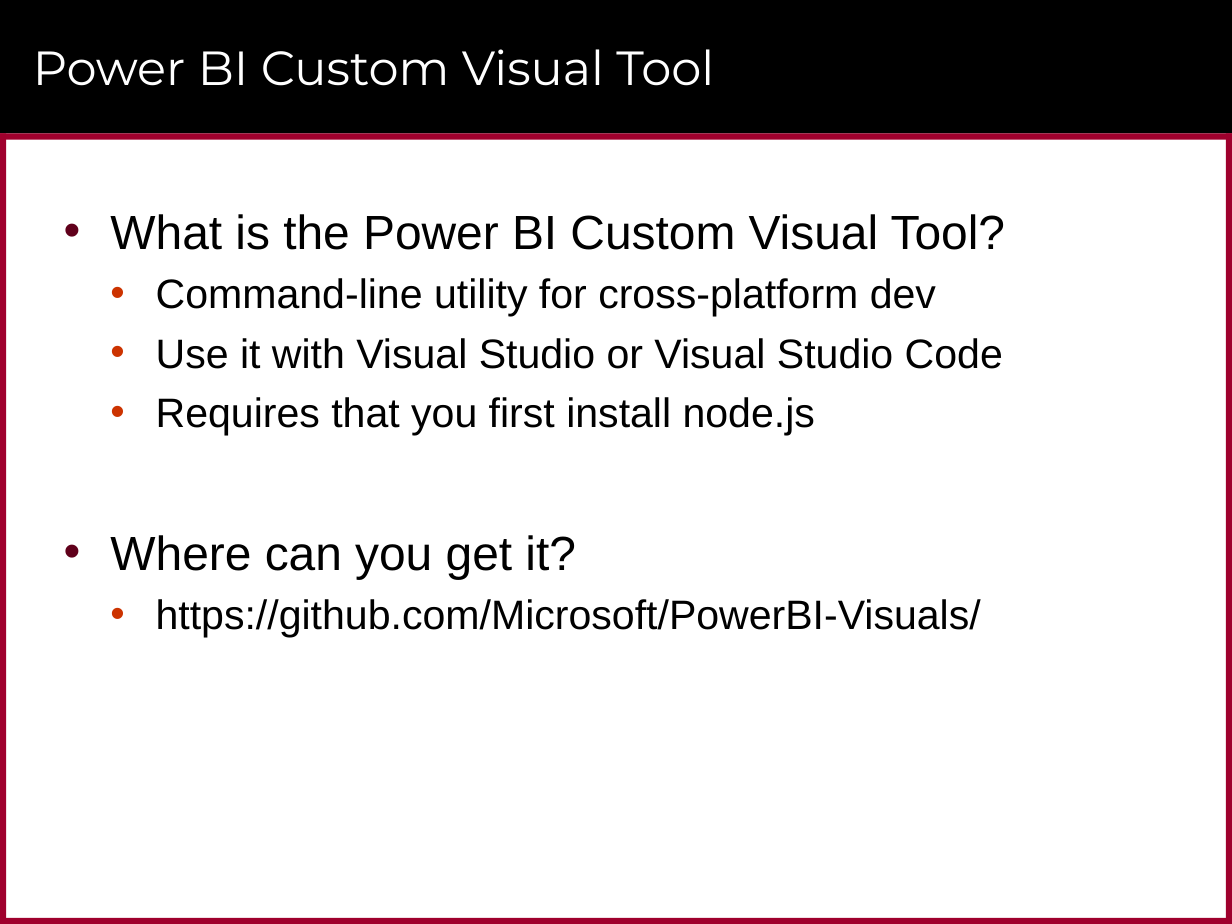
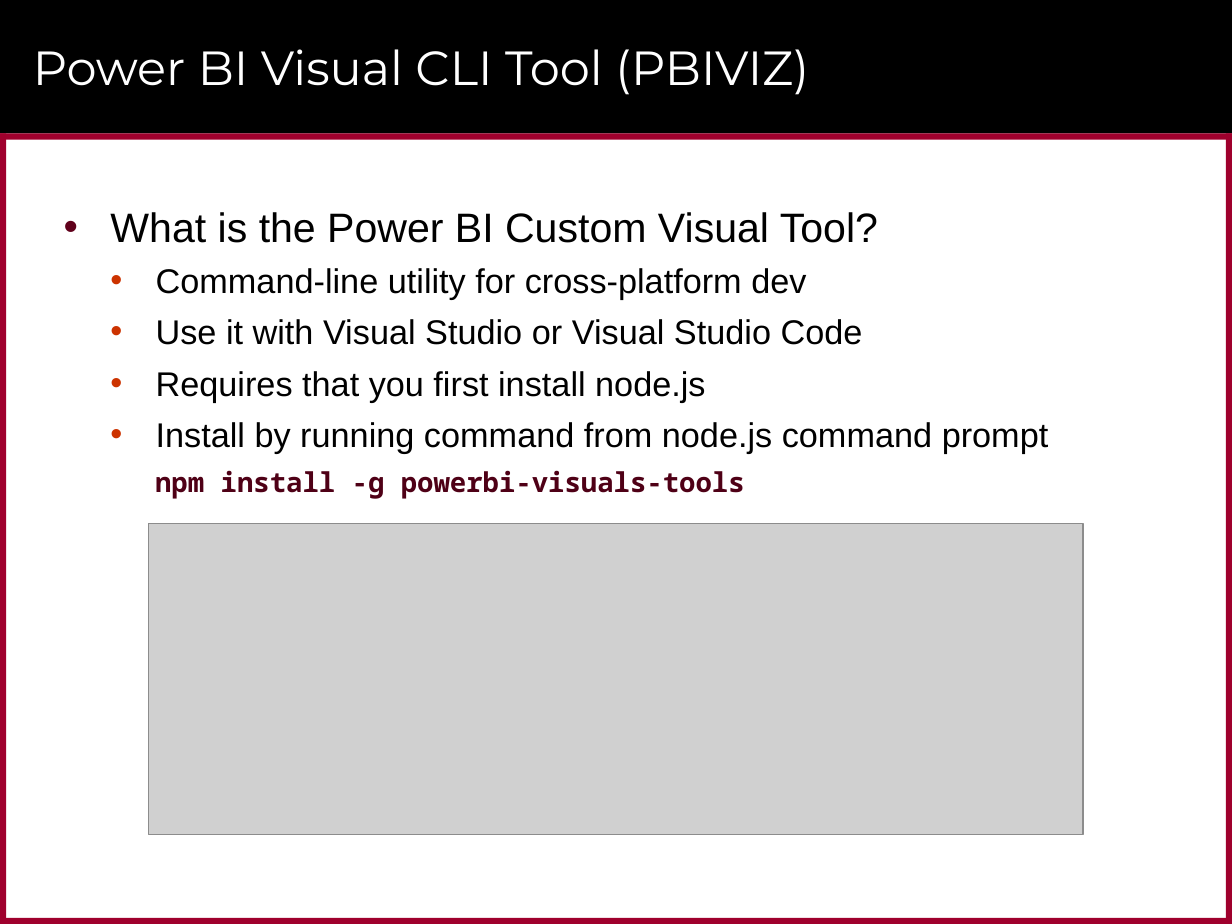
Before and after one commit to CriticalPathTraining/CustomVisualsForPowerBI, a slide deck: slide 26 of CustomVisualsForPowerBI.pptx (slide 23 before the commit). Drawn at 1232x924 pixels with LibreOffice and Linux fonts; fonts in the diff are those of the drawing; grey boxes stand for pictures; background and template pictures are left out. Boxes give left, top, right and bottom in pixels: in the first picture for what was removed or moved away, otherwise in the second. Text is boxed around its words. In the diff, an @@ line names an element or a change of style, - is before the commit and + after.

Commit message:
Updates

```diff
--- a/CustomVisualsForPowerBI.pptx
+++ b/CustomVisualsForPowerBI.pptx
@@ title at (x1=33, y1=49, x2=809, y2=95): text changed @@
-Power BI Custom Visual Tool
+Power BI Visual CLI Tool (PBIVIZ)
@@ text at (x1=110, y1=212, x2=878, y2=402): size 28 to 24 pt in "What is the Power BI Custom Visual ..."; size 24 to 20 pt in "Command-line utility for cross-platform dev", "Use it with Visual Studio or Visual ...", "Requires that you first install node.js" @@
@@ text at (x1=155, y1=422, x2=1049, y2=499): text changed; size 24 to 20 pt @@
-• Where can you get it?
-  • https://github.com/Microsoft/PowerBI-Visuals/
+  • Install by running command from node.js command prompt
+    npm install -g powerbi-visuals-tools
@@ picture added at (x1=149, y1=524, x2=1083, y2=834) @@
```
Also in this commit, not shown: 6 other slides changed, 3 slides added.
